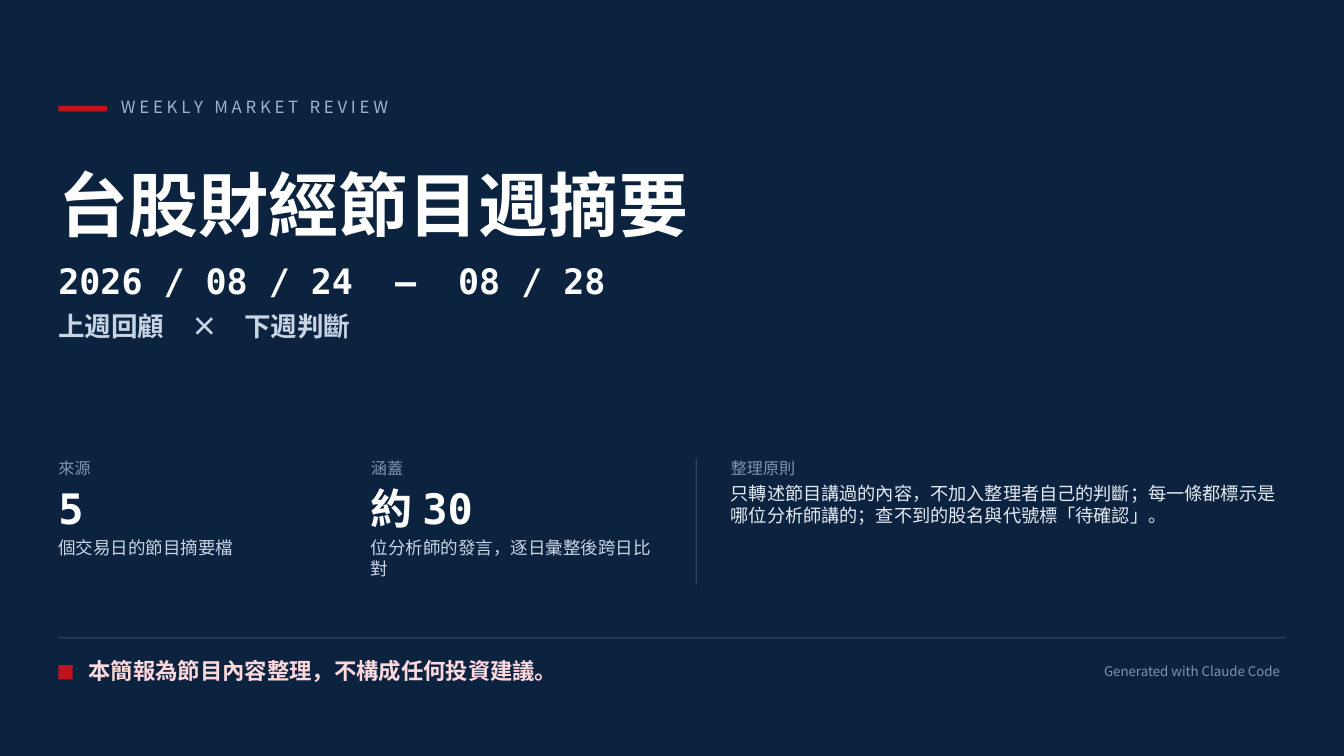
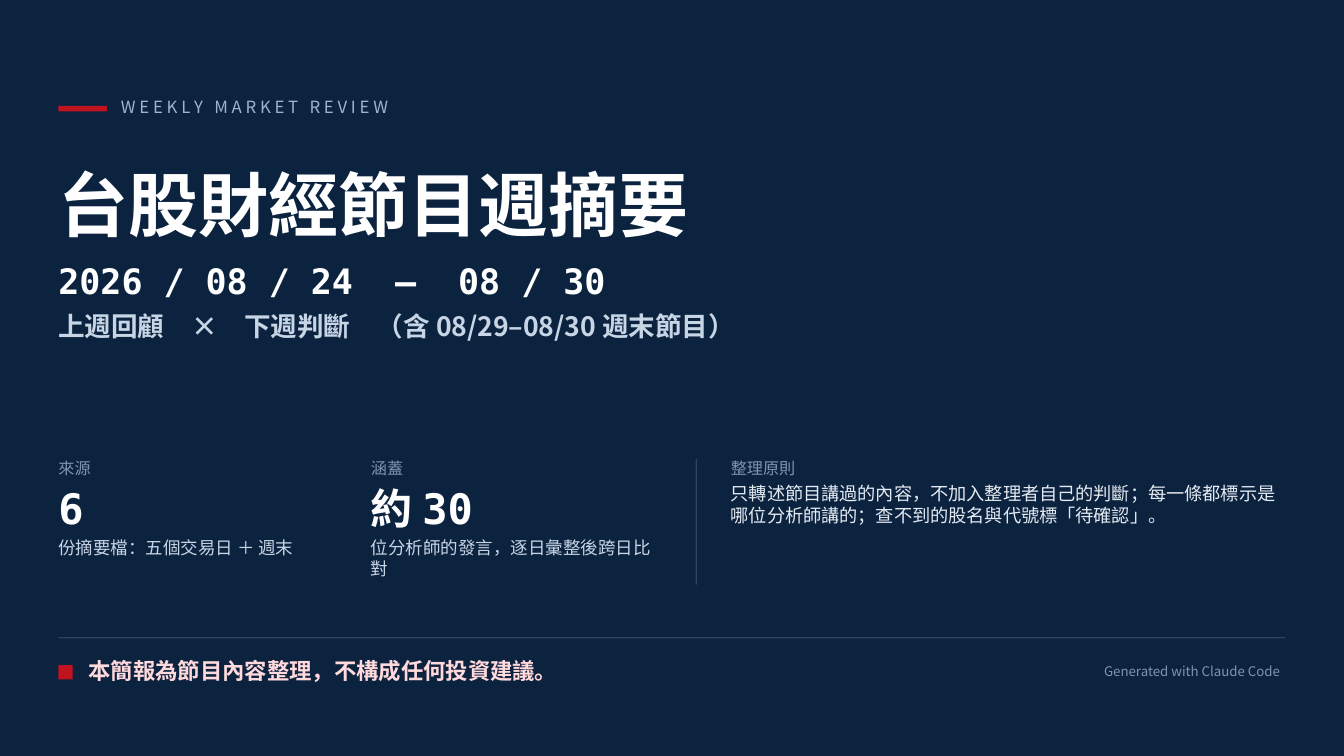
Before and after one commit to ycy1997alex/ycy1997alex-oss-projects, a slide deck: slide 1 of iThome-2026-Ironman/Day16_20260830/Stock_Weekly_Review_20260824-0828.pptx. Drawn at 1344x756 pixels with LibreOffice and Linux fonts; fonts in the diff are those of the drawing. Boxes give left, top, right and bottom in pixels: in the first picture for what was removed or moved away, otherwise in the second. Text is boxed around its words. In the diff, an @@ line names an element or a change of style, - is before the commit and + after.

```diff
--- a/iThome-2026-Ironman/Day16_20260830/Stock_Weekly_Review_20260824-0828.pptx
+++ b/iThome-2026-Ironman/Day16_20260830/Stock_Weekly_Review_20260824-0828.pptx
@@ text at box(58, 268, 735, 341): text changed; size 25 to 19 pt; font DejaVu Sans Mono to Noto Sans CJK TC; text colour #FFFFFF to #C7D5E5 @@
-2026 / 08 / 24 — 08 / 28
-上週回顧 × 下週判斷
+2026 / 08 / 24 — 08 / 30
+上週回顧 × 下週判斷 （含 08/29–08/30 週末節目）
@@ text at box(58, 493, 293, 556): text changed @@
-5
-個交易日的節目摘要檔
+6
+份摘要檔：五個交易日 ＋ 週末
```
Also in this commit, not shown: 8 other slides changed, 1 other file.
